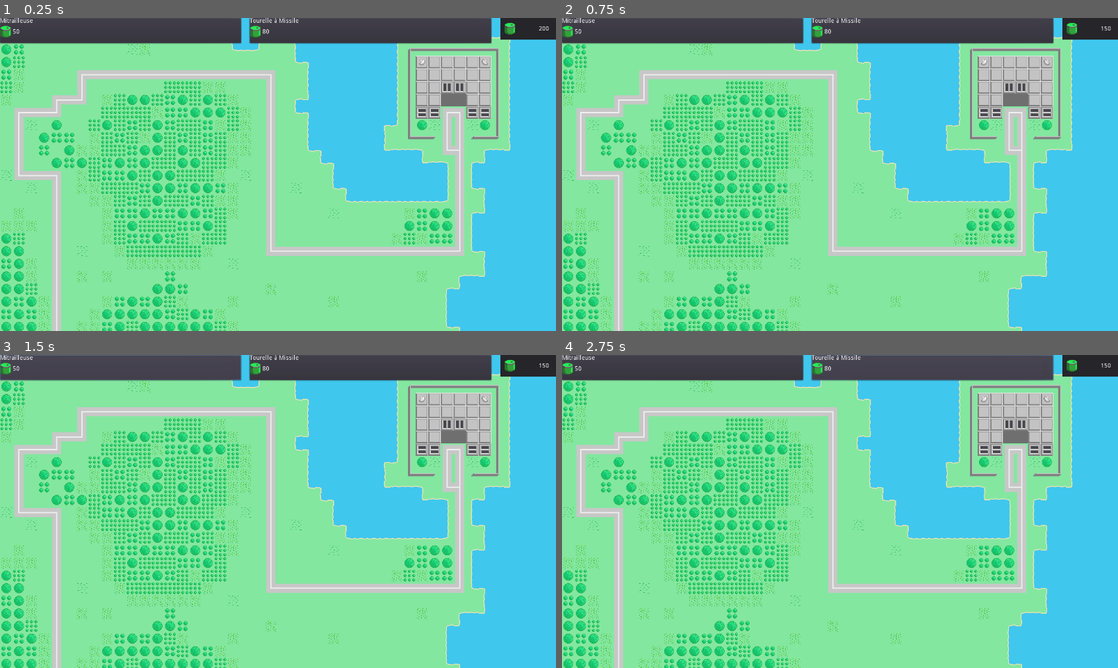
Above: before the commit, frames 1-4 (two rows, left to right).
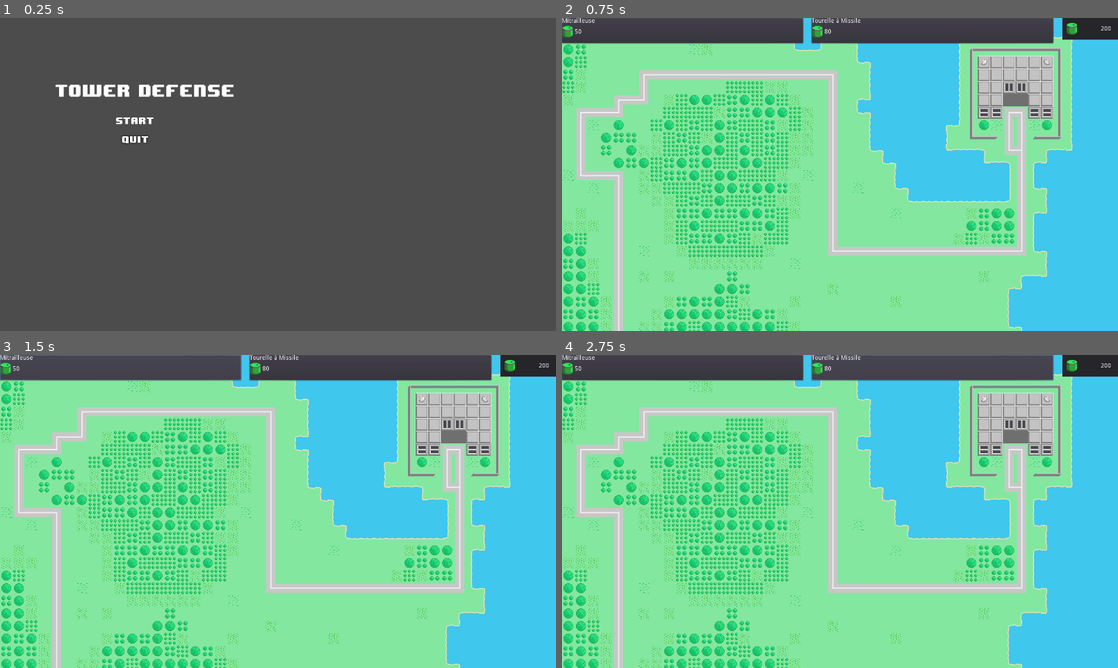
Above: after the commit, the same moments.

Repository: Dereavy/tower_defence
Game: Godot game, scene res://menu.tscn
The game is run twice, just before and just after one commit, with the same random seed, the same clock (stepped at 60 frames per second) and the same inputs. Before the commit the project starts from res://Main.tscn.
Inputs (mouse positions are in pixels of both pictures, inside the frame that each line leads up to):
- Up to frame 1 (0.25 s): no input
- Up to frame 2 (0.75 s): click (695, 121) at 0.52 s
- Up to frame 3 (1.5 s): click (122, 367) at 1.27 s
- Up to frame 4 (2.75 s): click (934, 367) at 2.02 s

The runs differ from the first frame. In frame 1, 93% of the frame differs, in the area x 0-100%, y 0-100%; in frame 2, less than 0.1%; in frame 3, less than 0.1%; in frame 4, less than 0.1%.

Commit message:
ajout du menu

Diff:
--- /dev/null
+++ b/formation-ia-tower-defense-projet-base/menu.gd
@@ -0,0 +1,21 @@
+extends Control
+
+
+# Declare member variables here. Examples:
+# var a = 2
+# var b = "text"
+
+
+# Called when the node enters the scene tree for the first time.
+func _ready():
+	print("Menu ready!")
+
+func _on_Start_pressed():
+	print("Load level")
+	#get_node("/root/global").goto_scene("res://Main.tscn")
+	get_tree().change_scene("res://Main.tscn")
+	var test = get_tree().get_root()
+	print(test)
+
+func _on_Quit_pressed():
+	get_tree().quit()
--- /dev/null
+++ b/formation-ia-tower-defense-projet-base/menu.tscn
@@ -0,0 +1,62 @@
+[gd_scene load_steps=7 format=2]
+
+[ext_resource path="res://menu.gd" type="Script" id=1]
+[ext_resource path="res://ressources/menu/tower-defense-title.png" type="Texture" id=2]
+[ext_resource path="res://ressources/menu/start-hover.png" type="Texture" id=3]
+[ext_resource path="res://ressources/menu/quit.png" type="Texture" id=4]
+[ext_resource path="res://ressources/menu/start.png" type="Texture" id=5]
+[ext_resource path="res://ressources/menu/quit-hover.png" type="Texture" id=6]
+
+[node name="Control" type="Control"]
+anchor_right = 0.667
+anchor_bottom = 0.668
+margin_right = -213.76
+margin_bottom = -0.959991
+script = ExtResource( 1 )
+__meta__ = {
+"_edit_lock_": true,
+"_edit_use_anchors_": false
+}
+
+[node name="TextureRect" type="TextureRect" parent="."]
+margin_left = 1.0
+margin_top = 2.0
+margin_right = 634.0
+margin_bottom = 460.0
+__meta__ = {
+"_edit_lock_": true,
+"_edit_use_anchors_": false
+}
+
+[node name="Sprite" type="Sprite" parent="."]
+position = Vector2( 334.948, 164.824 )
+scale = Vector2( 1, 1.025 )
+texture = ExtResource( 2 )
+
+[node name="AnimationPlayer" type="AnimationPlayer" parent="."]
+
+[node name="Start" type="TextureButton" parent="."]
+margin_left = 262.653
+margin_top = 214.893
+margin_right = 358.653
+margin_bottom = 254.893
+texture_normal = ExtResource( 5 )
+texture_hover = ExtResource( 3 )
+__meta__ = {
+"_edit_lock_": true,
+"_edit_use_anchors_": false
+}
+
+[node name="Quit" type="TextureButton" parent="."]
+margin_left = 235.293
+margin_top = 259.499
+margin_right = 395.293
+margin_bottom = 299.499
+texture_normal = ExtResource( 4 )
+texture_hover = ExtResource( 6 )
+__meta__ = {
+"_edit_lock_": true,
+"_edit_use_anchors_": false
+}
+[connection signal="pressed" from="Start" to="." method="_on_Start_pressed"]
+[connection signal="pressed" from="Quit" to="." method="_on_Quit_pressed"]
--- a/formation-ia-tower-defense-projet-base/project.godot
+++ b/formation-ia-tower-defense-projet-base/project.godot
@@ -57,7 +57,7 @@
 [application]
 
 config/name="Formation-IA-Sebastien-Boutin"
-run/main_scene="res://Main.tscn"
+run/main_scene="res://menu.tscn"
 config/icon="res://icon.png"
 
 [display]
--- /dev/null
+++ b/formation-ia-tower-defense-projet-base/ressources/star.svg
@@ -0,0 +1,79 @@
+<?xml version="1.0" encoding="UTF-8" standalone="no"?>
+<!-- Created with Inkscape (http://www.inkscape.org/) -->
+
+<svg
+   xmlns:dc="http://purl.org/dc/elements/1.1/"
+   xmlns:cc="http://creativecommons.org/ns#"
+   xmlns:rdf="http://www.w3.org/1999/02/22-rdf-syntax-ns#"
+   xmlns:svg="http://www.w3.org/2000/svg"
+   xmlns="http://www.w3.org/2000/svg"
+   xmlns:sodipodi="http://sodipodi.sourceforge.net/DTD/sodipodi-0.dtd"
+   xmlns:inkscape="http://www.inkscape.org/namespaces/inkscape"
+   width="40"
+   height="40"
+   id="svg2"
+   version="1.1"
+   inkscape:version="0.48.2 r9819"
+   inkscape:export-filename="C:\Ben\godot\TowerDefense\assets\star.png"
+   inkscape:export-xdpi="72"
+   inkscape:export-ydpi="72"
+   sodipodi:docname="Nouveau document 1">
+  <defs
+     id="defs4" />
+  <sodipodi:namedview
+     id="base"
+     pagecolor="#ffffff"
+     bordercolor="#666666"
+     borderopacity="1.0"
+     inkscape:pageopacity="0.0"
+     inkscape:pageshadow="2"
+     inkscape:zoom="13.175"
+     inkscape:cx="28.170843"
+     inkscape:cy="17.022419"
+     inkscape:document-units="px"
+     inkscape:current-layer="layer1"
+     showgrid="false"
+     inkscape:window-width="1366"
+     inkscape:window-height="716"
+     inkscape:window-x="-8"
+     inkscape:window-y="-8"
+     inkscape:window-maximized="1" />
+  <metadata
+     id="metadata7">
+    <rdf:RDF>
+      <cc:Work
+         rdf:about="">
+        <dc:format>image/svg+xml</dc:format>
+        <dc:type
+           rdf:resource="http://purl.org/dc/dcmitype/StillImage" />
+        <dc:title></dc:title>
+      </cc:Work>
+    </rdf:RDF>
+  </metadata>
+  <g
+     inkscape:label="Calque 1"
+     inkscape:groupmode="layer"
+     id="layer1"
+     transform="translate(0,-1012.3622)">
+    <path
+       sodipodi:type="star"
+       style="fill:#fff600;stroke:#ffcc00;stroke-width:1.53729789000000010;stroke-linecap:round;stroke-miterlimit:4;stroke-opacity:1;stroke-dasharray:none;fill-opacity:1"
+       id="path4099"
+       sodipodi:sides="5"
+       sodipodi:cx="17.229603"
+       sodipodi:cy="13.358634"
+       sodipodi:r1="19.006882"
+       sodipodi:r2="9.5034409"
+       sodipodi:arg1="0.93847686"
+       sodipodi:arg2="1.5667954"
+       inkscape:flatsided="false"
+       inkscape:rounded="0"
+       inkscape:randomized="0"
+       d="M 28.463,28.690703 17.267625,22.861999 6.1192493,28.780099 8.2031154,16.331497 -0.87037045,7.5575547 11.612904,5.6925994 17.153558,-5.6480956 22.78478,5.6479013 35.282578,7.4129083 26.279589,16.259174 z"
+       transform="matrix(0.96952642,0.02510602,-0.02480361,0.98134712,3.4029058,1020.0794)"
+       inkscape:transform-center-x="-0.12289838"
+       inkscape:transform-center-y="-1.6629991"
+       inkscape:export-xdpi="72"
+       inkscape:export-ydpi="72" />
+  </g>
+</svg>
Binary file added: formation-ia-tower-defense-projet-base/ressources/button.png
Not shown, added: formation-ia-tower-defense-projet-base/ressources/button.png.import
Binary file added: formation-ia-tower-defense-projet-base/ressources/electric-fence-pole.png
Not shown, added: formation-ia-tower-defense-projet-base/ressources/electric-fence-pole.png.import
Binary file added: formation-ia-tower-defense-projet-base/ressources/electric-fence.png
Not shown, added: formation-ia-tower-defense-projet-base/ressources/electric-fence.png.import
Binary file added: formation-ia-tower-defense-projet-base/ressources/empty-level.png
Not shown, added: formation-ia-tower-defense-projet-base/ressources/empty-level.png.import
Binary file added: formation-ia-tower-defense-projet-base/ressources/land-mine.png
Not shown, added: formation-ia-tower-defense-projet-base/ressources/land-mine.png.import
Binary file added: formation-ia-tower-defense-projet-base/ressources/menu/continue-hover.png
Not shown, added: formation-ia-tower-defense-projet-base/ressources/menu/continue-hover.png.import
(and 93 more such lines)
